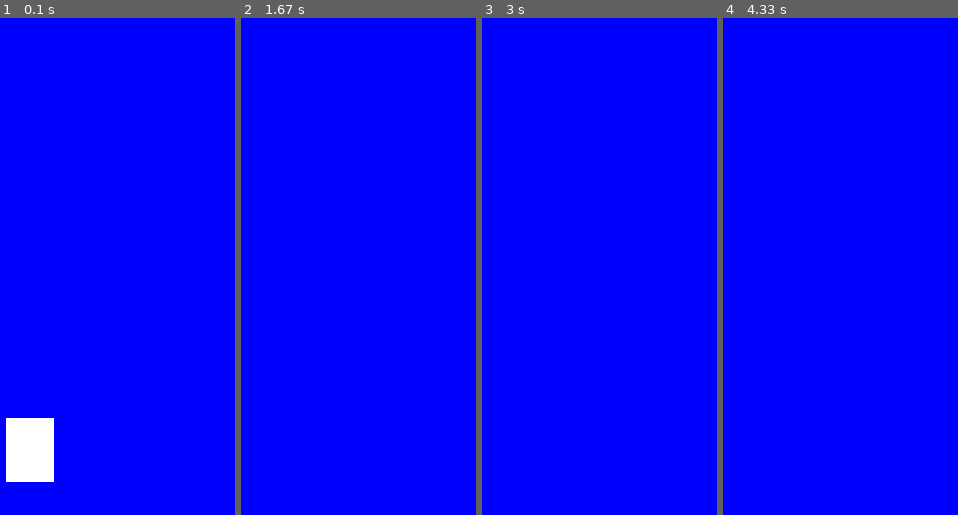
Above: before the commit, frames 1-4 (left to right).
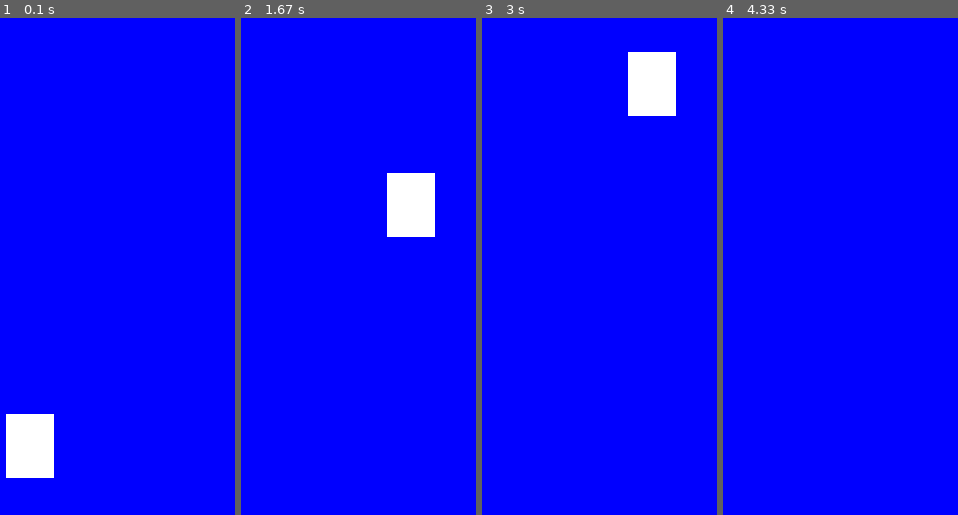
Above: after the commit, the same moments.

Repository: saegl5/myprojects
Game: pygame game, started from mario.py
Two runs of this game, one before a commit and one after it. Both use one fixed random seed, a clock stepped at 60 frames per second and the inputs below.
Inputs (mouse positions are in pixels of both pictures, inside the frame that each line leads up to):
- Up to frame 1 (0.1 s): no input
- Up to frame 2 (1.67 s): hold Right 0.33-0.8 s; move the mouse to (outside the picture) at 0.37 s; hold Right 0.83-1.3 s; move the mouse to (outside the picture) at 0.87 s; tap Space at 0.9, 1.2, 1.4 s; hold Left from 1.33 s (still down); move the mouse to (outside the picture) at 1.37 s
- Up to frame 3 (3 s): tap Space at 1.7, 1.97, 2.27, 2.4, 2.7 s; release Left at 1.87 s; hold Left 1.9-2.3 s; move the mouse to (620, 276) at 1.93 s; hold Right 2.33-2.97 s; move the mouse to (outside the picture) at 2.37 s
- Up to frame 4 (4.33 s): hold Left 3-3.47 s; move the mouse to (809, 395) at 3.03 s; tap Space at 3.07, 3.37, 3.57, 3.87, 4.07 s; hold Right 3.5-3.97 s; move the mouse to (outside the picture) at 3.53 s; hold Right from 4 s (still down); move the mouse to (outside the picture) at 4.03 s

The runs differ from the first frame. In frame 1, 0.3% of the frame differs, in the area x 2-23%, y 79-94%; in frame 2, 2.6%, in the area x 62-83%, y 31-45%; in frame 3, 2.6%; in frame 4, nothing differs.

Commit message:
preparing warm-up

Diff:
--- a/mario.py
+++ b/mario.py
@@ -48,7 +48,7 @@
 
     mario.rect.x += x_inc
     mario.rect.y += y_inc
-    y_inc += 0.15 # gravity
+    y_inc -= 0.15 # gravity
     # Other game logic
 
     canvas.clean()
